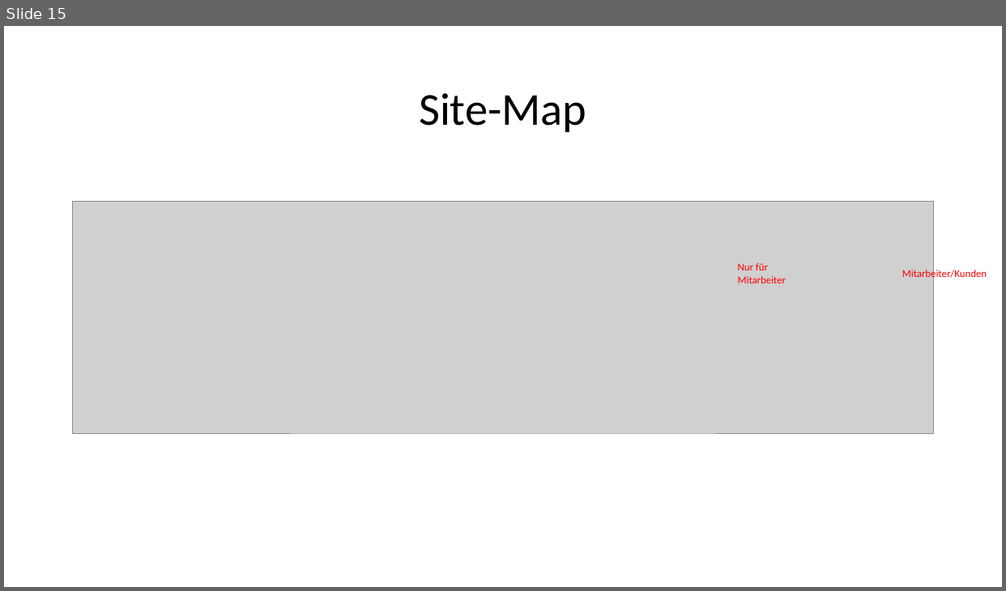
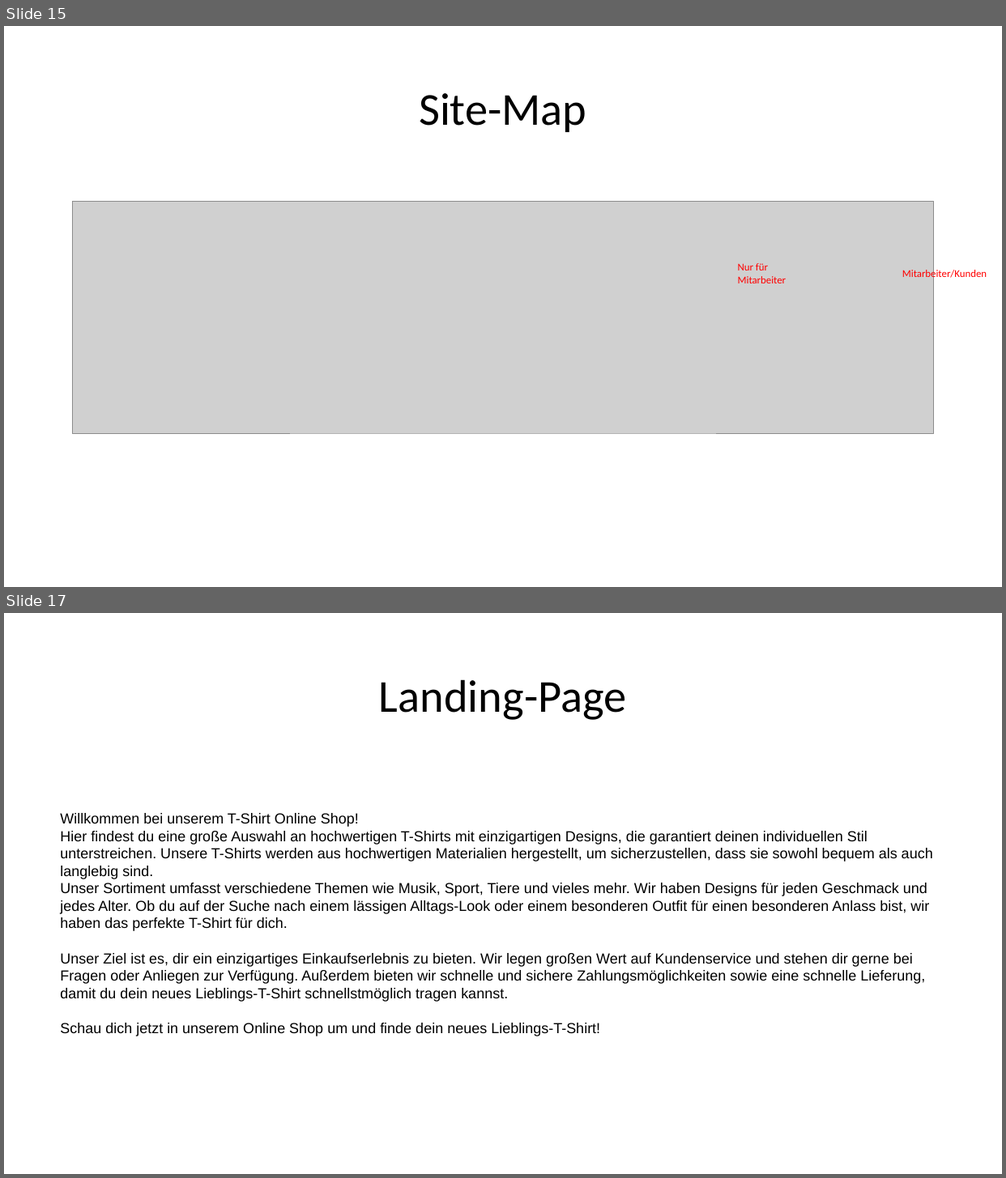
Before and after one commit to Sprayer115/render, a slide deck: Web-Technologie.pptx. Shown one above the other, each under a label of ours: slide 15 before the commit, slides 15 and 17 after it; the slides between them are not shown. The pictures are 1006x591 and 1006x1178 pixels, drawn with LibreOffice and Linux fonts; fonts in the diff are those of the drawing; grey boxes stand for pictures. Boxes give left, top, right and bottom in pixels: in the first picture for what was removed or moved away, otherwise in the second. Text is boxed around its words. In the diff, an @@ line names an element or a change of style, - is before the commit and + after.

```diff
--- a/Web-Technologie.pptx
+++ b/Web-Technologie.pptx
@@ slide 17 added at <box>4,613,1002,1174</box>, background #FFFFFF @@
@@ title added at <box>379,679,627,720</box>, 44 pt, text #000000 @@
+Landing-Page
@@ text added at <box>60,813,933,1037</box>, 14 pt, text #000000 @@
+Willkommen bei unserem T-Shirt Online Shop!
+Hier findest du eine große Auswahl an hochwertigen T-Shirts mit einzigartigen Designs, die garantiert deinen individuellen Stil unterstreichen. Unsere T-Shirts werden aus hochwertigen Materialien hergestellt, um sicherzustellen, dass sie sowohl bequem als auch langlebig sind.
+Unser Sortiment umfasst verschiedene Themen wie Musik, Sport, Tiere und vieles mehr. Wir haben Designs für jeden Geschmack und jedes Alter. Ob du auf der Suche nach einem lässigen Alltags-Look oder einem besonderen Outfit für einen besonderen Anlass bist, wir haben das perfekte T-Shirt für dich.
+Unser Ziel ist es, dir ein einzigartiges Einkaufserlebnis zu bieten. Wir legen großen Wert auf Kundenservice und stehen dir gerne bei Fragen oder Anliegen zur Verfügung. Außerdem bieten wir schnelle und sichere Zahlungsmöglichkeiten sowie eine schnelle Lieferung, damit du dein neues Lieblings-T-Shirt schnellstmöglich tragen kannst.
+Schau dich jetzt in unserem Online Shop um und finde dein neues Lieblings-T-Shirt!
```
Also in this commit, not shown: 4 other slides added.
